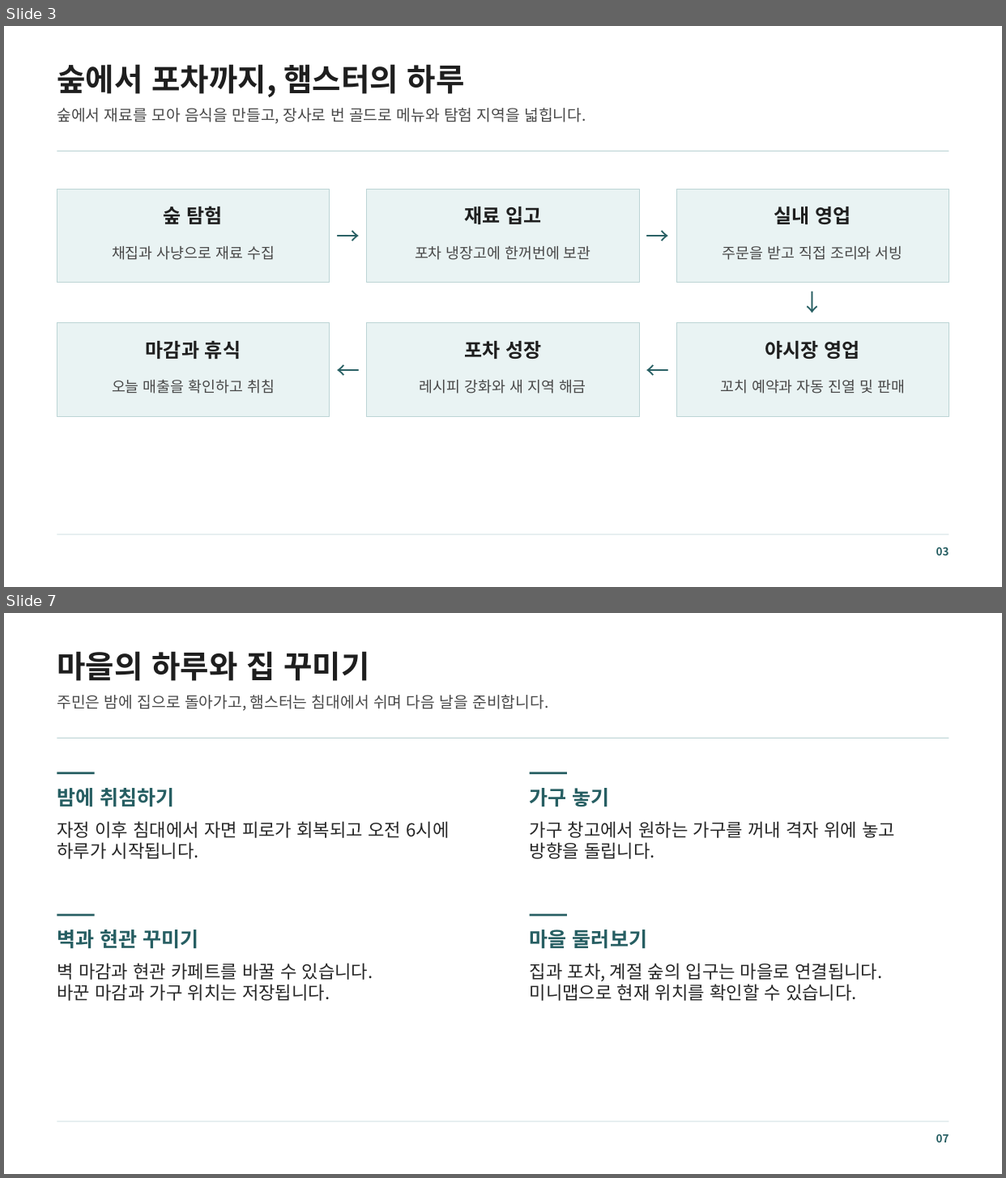
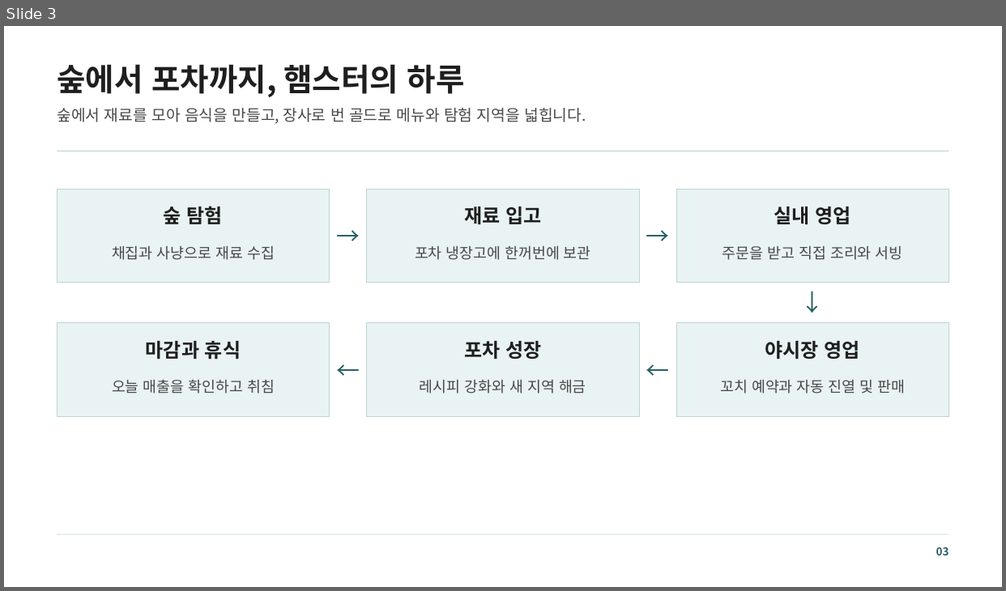
Before and after one commit to mjoon31/mjoon31, a slide deck: docs/assets/resources/ham-pocha/introduction.pptx. Shown one above the other, each under a label of ours: slides 3 and 7 before the commit, slide 3 after it; the slides between them are not shown. The pictures are 1006x1178 and 1006x591 pixels, drawn with LibreOffice and Linux fonts; fonts in the diff are those of the drawing. Boxes give left, top, right and bottom in pixels: in the first picture for what was removed or moved away, otherwise in the second. Text is boxed around its words. In the diff, an @@ line names an element or a change of style, - is before the commit and + after.

```diff
--- a/docs/assets/resources/ham-pocha/introduction.pptx
+++ b/docs/assets/resources/ham-pocha/introduction.pptx
@@ slide 7 removed at (x1=4, y1=613, x2=1002, y2=1174), background #FFFFFF @@
@@ text removed at (x1=57, y1=651, x2=370, y2=681) @@
-마을의 하루와 집 꾸미기
@@ text removed at (x1=57, y1=695, x2=548, y2=711) @@
-주민은 밤에 집으로 돌아가고, 햄스터는 침대에서 쉬며 다음 날을 준비합니다.
@@ rectangle removed at (x1=57, y1=738, x2=949, y2=739) @@
@@ rectangle removed at (x1=57, y1=772, x2=95, y2=774) @@
@@ rectangle removed at (x1=530, y1=772, x2=567, y2=774) @@
@@ text removed at (x1=57, y1=788, x2=175, y2=807) @@
-밤에 취침하기
@@ text removed at (x1=530, y1=788, x2=610, y2=807) @@
-가구 놓기
@@ text removed at (x1=57, y1=821, x2=450, y2=859) @@
-자정 이후 침대에서 자면 피로가 회복되고 오전 6시에 하루가 시작됩니다.
@@ text removed at (x1=530, y1=821, x2=895, y2=859) @@
-가구 창고에서 원하는 가구를 꺼내 격자 위에 놓고 방향을 돌립니다.
@@ rectangle removed at (x1=57, y1=914, x2=95, y2=916) @@
@@ rectangle removed at (x1=530, y1=914, x2=567, y2=916) @@
@@ text removed at (x1=57, y1=930, x2=199, y2=949) @@
-벽과 현관 꾸미기
@@ text removed at (x1=530, y1=930, x2=647, y2=949) @@
-마을 둘러보기
@@ text removed at (x1=57, y1=963, x2=373, y2=1001) @@
-벽 마감과 현관 카페트를 바꿀 수 있습니다.
-바꾼 마감과 가구 위치는 저장됩니다.
@@ text removed at (x1=530, y1=963, x2=882, y2=1001) @@
-집과 포차, 계절 숲의 입구는 마을로 연결됩니다.
-미니맵으로 현재 위치를 확인할 수 있습니다.
@@ rectangle removed at (x1=57, y1=1122, x2=949, y2=1122) @@
@@ text removed at (x1=936, y1=1135, x2=949, y2=1143) @@
-07
```
Also in this commit, not shown: 4 slides changed, 6 slides added, 3 other slides removed, 6 other files.
